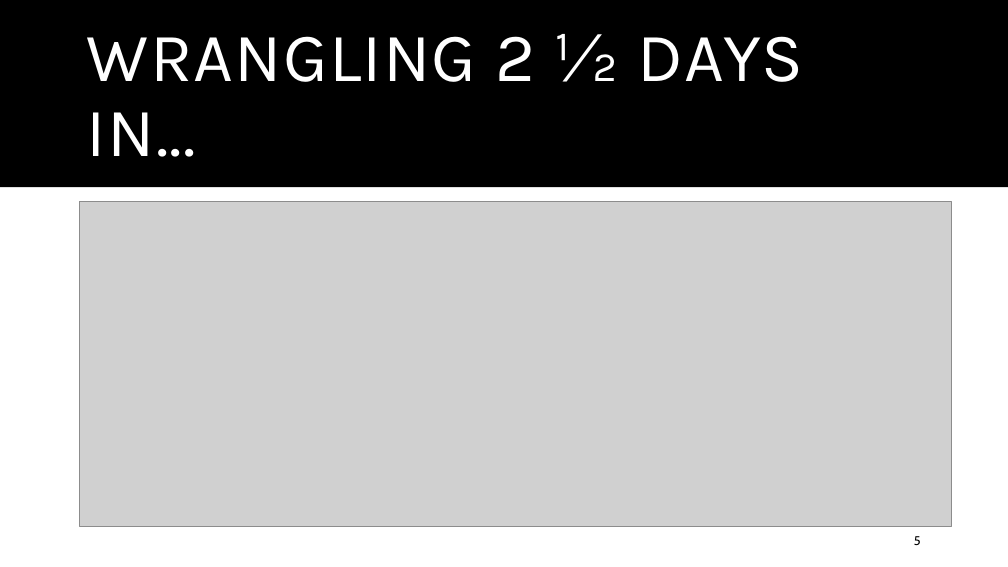
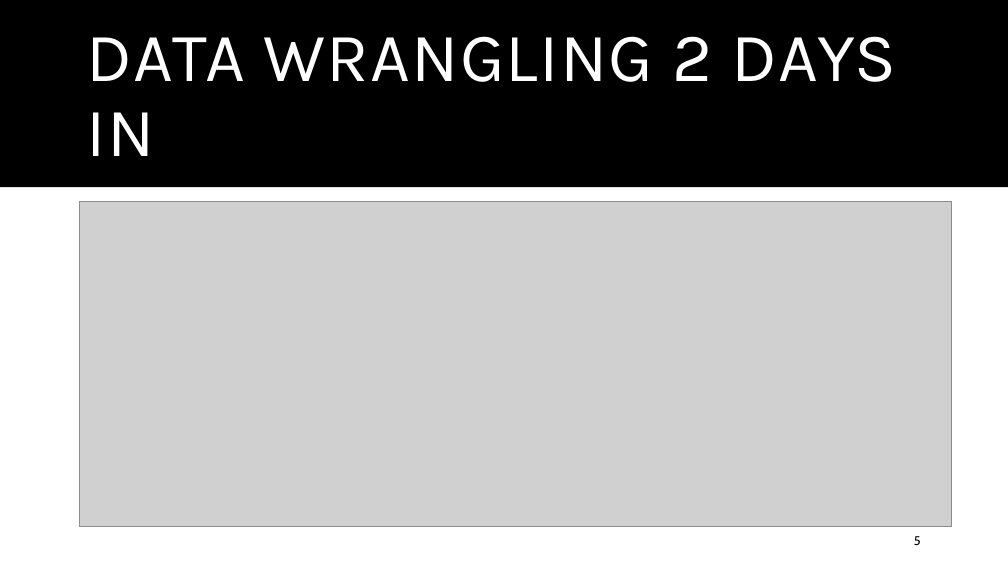
Before and after one commit to AGordon777/Unit5-MidProject, a slide deck: slide 5 of Presentation.pptx. Drawn at 1008x567 pixels with LibreOffice and Linux fonts; fonts in the diff are those of the drawing; grey boxes stand for pictures. Boxes give left, top, right and bottom in pixels: in the first picture for what was removed or moved away, otherwise in the second. Text is boxed around its words. In the diff, an @@ line names an element or a change of style, - is before the commit and + after.

```diff
--- a/Presentation.pptx
+++ b/Presentation.pptx
@@ title at (87, 36, 896, 156): text changed @@
-WRANGLING 2 ½ DAYS IN...
+DATA WRANGLING 2 DAYS IN
```
Also in this commit, not shown: 7 other slides changed, 2 other files.
